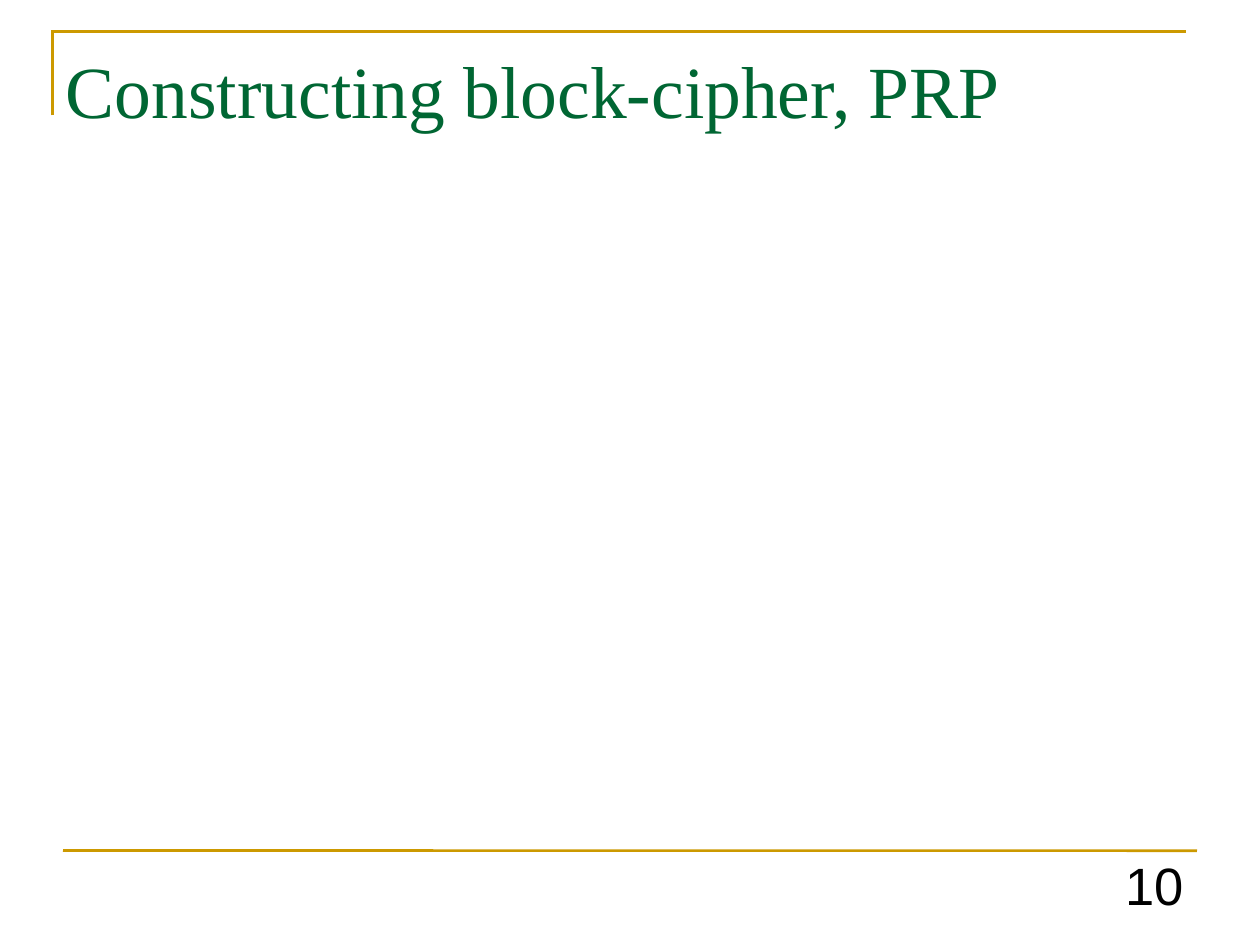
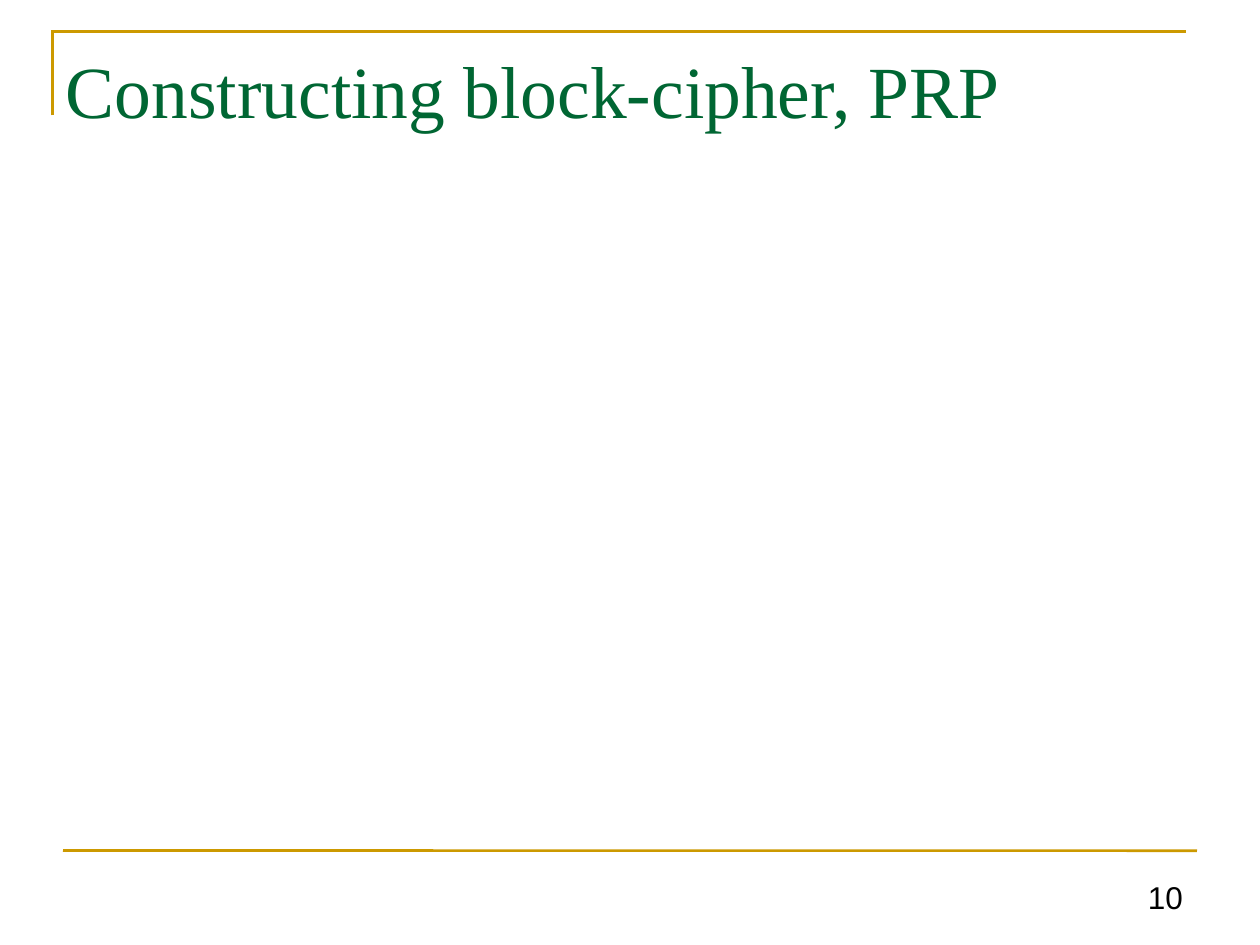
Before and after one commit to GhadaAlmashaqbeh/GhadaAlmashaqbeh.github.io, a slide deck: slide 10 of courses/cse3400-s2021/lecture4.pptx. Drawn at 1260x945 pixels with LibreOffice and Linux fonts; fonts in the diff are those of the drawing; grey boxes stand for pictures. Boxes give left, top, right and bottom in pixels: in the first picture for what was removed or moved away, otherwise in the second. Text is boxed around its words. In the diff, an @@ line names an element or a change of style, - is before the commit and + after.

```diff
--- a/courses/cse3400-s2021/lecture4.pptx
+++ b/courses/cse3400-s2021/lecture4.pptx
@@ page number: place and size @@
-page number at box(1125, 868, 1183, 906)
+page number at box(1148, 887, 1183, 910)
@@ page number at box(1148, 887, 1183, 910): size 30 to 18 pt; alignment right to left; less space between paragraphs @@
```
Also in this commit, not shown: 32 other slides changed, 21 slides removed, 4 other files.
